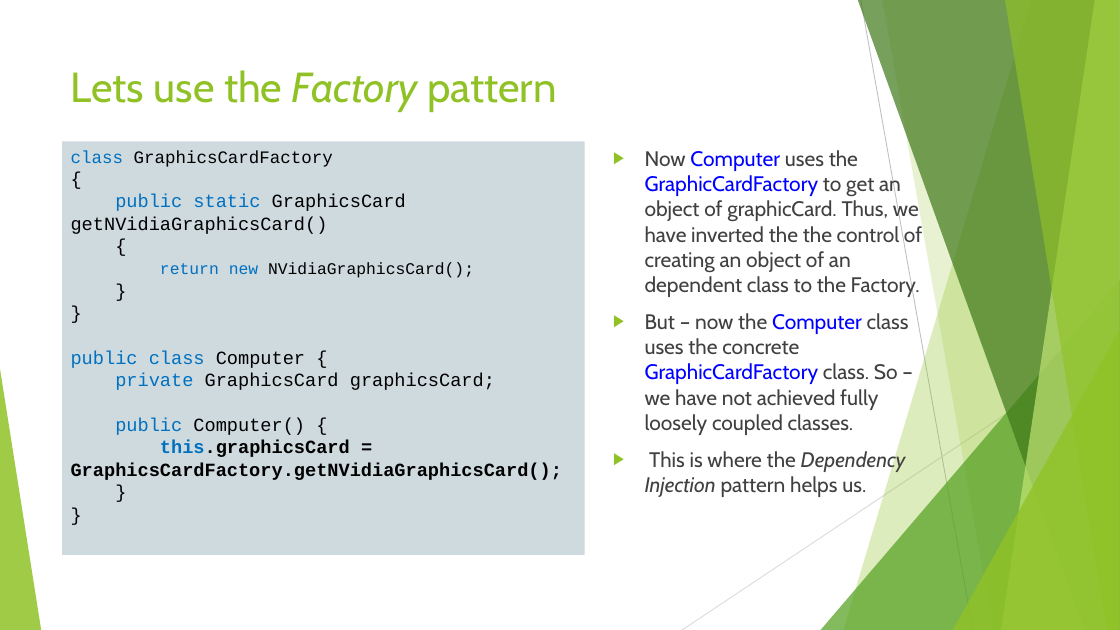
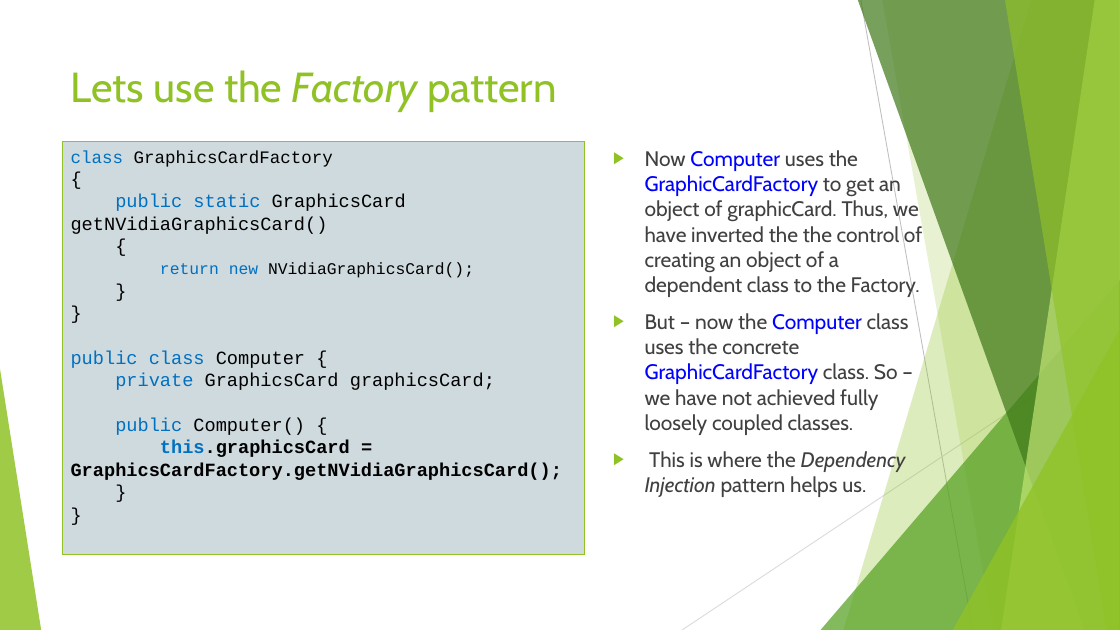
Before and after one commit to ybensman/SpringDemo, a slide deck: slide 9 of Spring_Beginners_1_SpringBootAndCore.pptx. Drawn at 1120x630 pixels with LibreOffice and Linux fonts; fonts in the diff are those of the drawing. Boxes give left, top, right and bottom in pixels: in the first picture for what was removed or moved away, otherwise in the second. Text is boxed around its words. In the diff, an @@ line names an element or a change of style, - is before the commit and + after.

```diff
--- a/Spring_Beginners_1_SpringBootAndCore.pptx
+++ b/Spring_Beginners_1_SpringBootAndCore.pptx
@@ text "class GraphicsCardFactory { public static ..." at box(62, 141, 585, 555): outline none to #90C226 0.75 pt @@
@@ text at box(645, 150, 922, 298): text changed @@
-▶ Now Computer uses the GraphicCardFactory to get an object of graphicCard. Thus, we have inverted the the control of creating an object of an dependent class to the Factory.
+▶ Now Computer uses the GraphicCardFactory to get an object of graphicCard. Thus, we have inverted the the control of creating an object of a dependent class to the Factory.
```
Also in this commit, not shown: 13 other slides changed, 14 slides removed, 1 other file.
